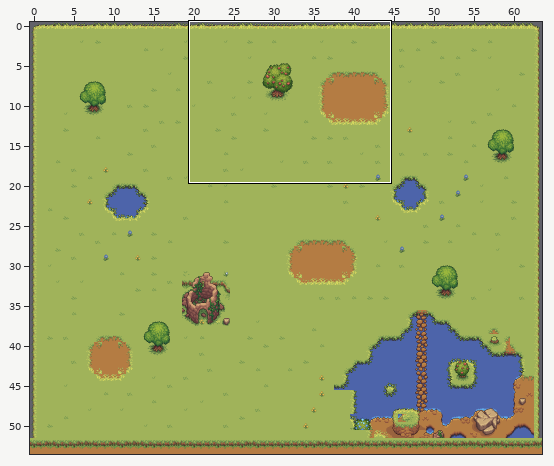
Two versions of a level (Tiled map (JSON), src/assets/tilemaps/generated/1-2.tmj). Above, an overview of the earlier version with the close-up marked.
Close-up. Old version:
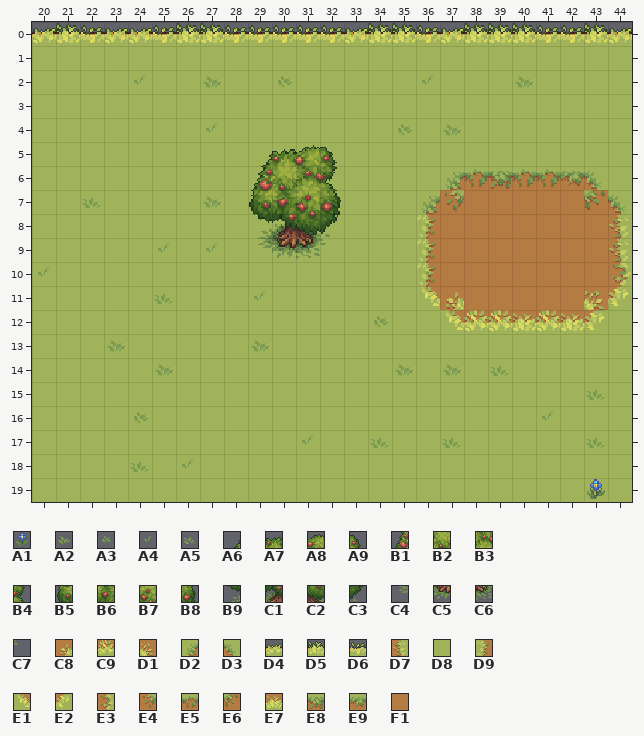
Cells are 16x16 px. Shown: x 20..44, y 0..19. The commit also changed other parts of the map, which this record leaves out.
Key: from "Details": A1 120, A2 156, A3 157, A4 160, A5 161; from "Trees_rocks": A6 8, A7 9, A8 10, A9 11, B1 24, B2 25, B3 26, B4 27, B5 40, B6 41, B7 42, B8 43, B9 56, C1 57, C2 58, C3 59, C4 72, C5 73, C6 74, C7 75; from "ground_grasss": C8 1, C9 2, D1 3, D2 4, D3 5, D4 25, D5 27, D6 28, D7 54, D8 55, D9 56, E1 57, E2 58, E3 59, E4 107, E5 108, E6 109, E7 160, E8 213, E9 214, F1 433.
__ is an empty cell, ## one hidden under a higher layer.
Layers that did not change in this view are not listed.
Layer "Base" before, first column x 20:
 0 D4 D5 D6 D4 D4 D6 D5 D5 D6 D6 D6 D6 D6 D4 D5 D5 D6 D4 D5 D5 D5 D6 D6 D5 D4
 1 D8 D8 D8 D8 D8 D8 D8 D8 D8 D8 D8 D8 D8 D8 D8 D8 D8 D8 D8 D8 D8 D8 D8 D8 D8
 2 D8 D8 D8 D8 D8 D8 D8 D8 D8 D8 D8 D8 D8 D8 D8 D8 D8 D8 D8 D8 D8 D8 D8 D8 D8
 3 D8 D8 D8 D8 D8 D8 D8 D8 D8 D8 D8 D8 D8 D8 D8 D8 D8 D8 D8 D8 D8 D8 D8 D8 D8
 4 D8 D8 D8 D8 D8 D8 D8 D8 D8 D8 D8 D8 D8 D8 D8 D8 D8 D8 D8 D8 D8 D8 D8 D8 D8
 5 D8 D8 D8 D8 D8 D8 D8 D8 D8 D8 D8 D8 D8 D8 D8 D8 D8 D8 D8 D8 D8 D8 D8 D8 D8
 6 D8 D8 D8 D8 D8 D8 D8 D8 D8 D8 ## ## D8 D8 D8 D8 D8 D2 E5 E8 E5 E5 E9 D3 D8
 7 D8 D8 D8 D8 D8 D8 D8 D8 D8 D8 ## ## D8 D8 D8 D8 D2 E4 F1 F1 F1 F1 F1 E6 D3
 8 D8 D8 D8 D8 D8 D8 D8 D8 D8 D8 D8 D8 D8 D8 D8 D8 D9 F1 F1 F1 F1 F1 F1 F1 D7
 9 D8 D8 D8 D8 D8 D8 D8 D8 D8 D8 D8 D8 D8 D8 D8 D8 D9 F1 F1 F1 F1 F1 F1 F1 D7
10 D8 D8 D8 D8 D8 D8 D8 D8 D8 D8 D8 D8 D8 D8 D8 D8 D9 F1 F1 F1 F1 F1 F1 F1 E3
11 D8 D8 D8 D8 D8 D8 D8 D8 D8 D8 D8 D8 D8 D8 D8 D8 E1 C8 F1 F1 F1 F1 F1 D1 E2
12 D8 D8 D8 D8 D8 D8 D8 D8 D8 D8 D8 D8 D8 D8 D8 D8 D8 E1 C9 C9 E7 C9 E7 E2 D8
13 D8 D8 D8 D8 D8 D8 D8 D8 D8 D8 D8 D8 D8 D8 D8 D8 D8 D8 D8 D8 D8 D8 D8 D8 D8
14 D8 D8 D8 D8 D8 D8 D8 D8 D8 D8 D8 D8 D8 D8 D8 D8 D8 D8 D8 D8 D8 D8 D8 D8 D8
15 D8 D8 D8 D8 D8 D8 D8 D8 D8 D8 D8 D8 D8 D8 D8 D8 D8 D8 D8 D8 D8 D8 D8 D8 D8
16 D8 D8 D8 D8 D8 D8 D8 D8 D8 D8 D8 D8 D8 D8 D8 D8 D8 D8 D8 D8 D8 D8 D8 D8 D8
17 D8 D8 D8 D8 D8 D8 D8 D8 D8 D8 D8 D8 D8 D8 D8 D8 D8 D8 D8 D8 D8 D8 D8 D8 D8
18 D8 D8 D8 D8 D8 D8 D8 D8 D8 D8 D8 D8 D8 D8 D8 D8 D8 D8 D8 D8 D8 D8 D8 D8 D8
19 D8 D8 D8 D8 D8 D8 D8 D8 D8 D8 D8 D8 D8 D8 D8 D8 D8 D8 D8 D8 D8 D8 D8 D8 D8
Layer "Agua" before, first column x 20:
 0 __ __ __ __ __ __ __ __ __ __ __ __ __ __ __ __ __ __ __ __ __ __ __ __ __
 1 __ __ __ __ __ __ __ __ __ __ __ __ __ __ __ __ __ __ __ __ __ __ __ __ __
 2 __ __ __ __ A4 __ __ A2 __ __ A3 __ __ __ __ __ A4 __ __ __ A2 __ __ __ __
 3 __ __ __ __ __ __ __ __ __ __ __ __ __ __ __ __ __ __ __ __ __ __ __ __ __
 4 __ __ __ __ __ __ __ A4 __ __ __ __ __ __ __ A3 __ A2 __ __ __ __ __ __ __
 5 __ __ __ __ __ __ __ __ __ A6 A7 A8 A9 __ __ __ __ __ __ __ __ __ __ __ __
 6 __ __ __ __ __ __ __ __ __ B1 B2 B3 B4 __ __ __ __ __ __ __ __ __ __ __ __
 7 __ __ A5 __ __ __ __ A2 __ B5 B6 B7 B8 __ __ __ __ __ __ __ __ __ __ __ __
 8 __ __ __ __ __ __ __ __ __ B9 C1 C2 C3 __ __ __ __ __ __ __ __ __ __ __ __
 9 __ __ __ __ __ A4 __ A4 __ C4 C5 C6 C7 __ __ __ __ __ __ __ __ __ __ __ __
10 A4 __ __ __ __ __ __ __ __ __ __ __ __ __ __ __ __ __ __ __ __ __ __ __ __
11 __ __ __ __ __ A5 __ __ __ A4 __ __ __ __ __ __ __ __ __ __ __ __ __ __ __
12 __ __ __ __ __ __ __ __ __ __ __ __ __ __ A3 __ __ __ __ __ __ __ __ __ __
13 __ __ __ A2 __ __ __ __ __ A2 __ __ __ __ __ __ __ __ __ __ __ __ __ __ __
14 __ __ __ __ __ A2 __ __ __ __ __ __ __ __ __ A2 __ A2 __ A5 __ __ __ __ __
15 __ __ __ __ __ __ __ __ __ __ __ __ __ __ __ __ __ __ __ __ __ __ __ A5 __
16 __ __ __ __ A3 __ __ __ __ __ __ __ __ __ __ __ __ __ __ __ __ A4 __ __ __
17 __ __ __ __ __ __ __ __ __ __ __ A4 __ __ A5 __ __ A5 __ __ __ __ __ A5 __
18 __ __ __ __ A5 __ A4 __ __ __ __ __ __ __ __ __ __ __ __ __ __ __ __ __ __
19 __ __ __ __ __ __ __ __ __ __ __ __ __ __ __ __ __ __ __ __ __ __ __ A1 __
After the commit:
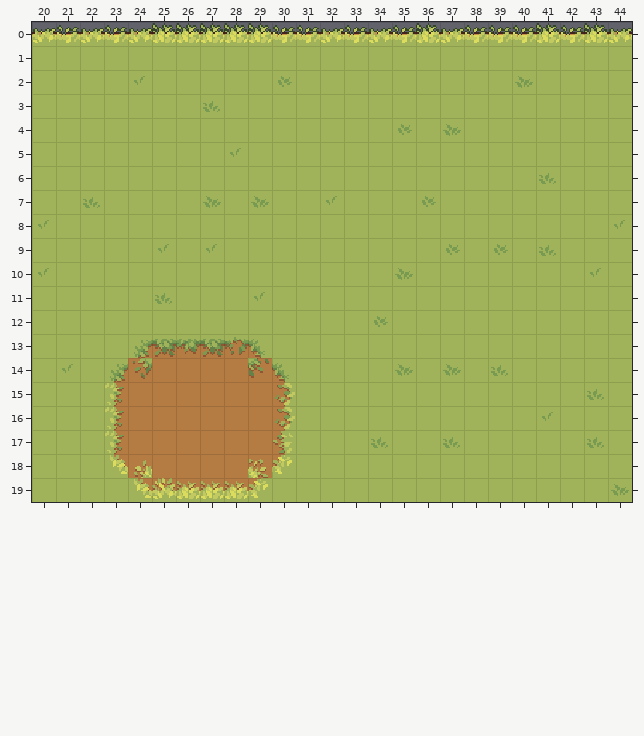
Edits made:
Changed rows in their new state; .. is an unchanged cell.
Layer "Base":
first column x 21:
 0 D6 D4 D6 .. D5 .. .. D5 D5 .. .. D4 D6 D4 D6 D5 .. D6 D6 D6 D5
first column x 23:
 6 .. .. .. .. .. .. .. .. .. .. .. .. .. .. D8 D8 D8 D8 D8 D8 D8 ..
 7 .. .. .. .. .. .. .. .. .. .. .. .. .. D8 D8 D8 D8 D8 D8 D8 D8 D8
 8 .. .. .. .. .. .. .. .. .. .. .. .. .. D8 D8 D8 D8 D8 D8 D8 D8 D8
 9 .. .. .. .. .. .. .. .. .. .. .. .. .. D8 D8 D8 D8 D8 D8 D8 D8 D8
10 .. .. .. .. .. .. .. .. .. .. .. .. .. D8 D8 D8 D8 D8 D8 D8 D8 D8
11 .. .. .. .. .. .. .. .. .. .. .. .. .. D8 D8 D8 D8 D8 D8 D8 D8 D8
12 .. .. .. .. .. .. .. .. .. .. .. .. .. .. D8 D8 D8 D8 D8 D8 D8 ..
13 .. D2 E8 E9 E8 E5 D3 .. .. .. .. .. .. .. .. .. .. .. .. .. .. ..
14 D2 E4 F1 F1 F1 F1 E6 D3 .. .. .. .. .. .. .. .. .. .. .. .. .. ..
15 D9 F1 F1 F1 F1 F1 F1 E3 .. .. .. .. .. .. .. .. .. .. .. .. .. ..
16 D9 F1 F1 F1 F1 F1 F1 E3 .. .. .. .. .. .. .. .. .. .. .. .. .. ..
17 D9 F1 F1 F1 F1 F1 F1 D7 .. .. .. .. .. .. .. .. .. .. .. .. .. ..
18 E1 C8 F1 F1 F1 F1 D1 E2 .. .. .. .. .. .. .. .. .. .. .. .. .. ..
19 .. E1 C9 E7 E7 E7 E2 .. .. .. .. .. .. .. .. .. .. .. .. .. .. ..
Layer "Agua":
first column x 20:
 2 .. .. .. .. .. .. .. __ .. .. .. .. .. .. .. .. __ .. .. .. .. .. .. .. ..
 3 .. .. .. .. .. .. .. A5 .. .. .. .. .. .. .. .. .. .. .. .. .. .. .. .. ..
 4 .. .. .. .. .. .. .. __ .. .. .. .. .. .. .. .. .. .. .. .. .. .. .. .. ..
 5 .. .. .. .. .. .. .. .. A4 __ __ __ __ .. .. .. .. .. .. .. .. .. .. .. ..
 6 .. .. .. .. .. .. .. .. .. __ __ __ __ .. .. .. .. .. .. .. .. A5 .. .. ..
 7 .. .. .. .. .. .. .. .. .. A2 __ __ A4 .. .. .. A3 .. .. .. .. .. .. .. ..
 8 A4 .. .. .. .. .. .. .. .. __ __ __ __ .. .. .. .. .. .. .. .. .. .. .. A4
 9 .. .. .. .. .. .. .. .. .. __ __ __ __ .. .. .. .. A3 .. A3 .. A5 .. .. ..
10 .. .. .. .. .. .. .. .. .. .. .. .. .. .. .. A2 .. .. .. .. .. .. .. A4 ..
13 .. .. .. __ .. .. .. .. .. __ .. .. .. .. .. .. .. .. .. .. .. .. .. .. ..
14 .. A4 .. .. .. __ .. .. .. .. .. .. .. .. .. .. .. .. .. .. .. .. .. .. ..
16 .. .. .. .. __ .. .. .. .. .. .. .. .. .. .. .. .. .. .. .. .. .. .. .. ..
17 .. .. .. .. .. .. .. .. .. .. .. __ .. .. .. .. .. .. .. .. .. .. .. .. ..
18 .. .. .. .. __ .. __ .. .. .. .. .. .. .. .. .. .. .. .. .. .. .. .. .. ..
19 .. .. .. .. .. .. .. .. .. .. .. .. .. .. .. .. .. .. .. .. .. .. .. __ A2
